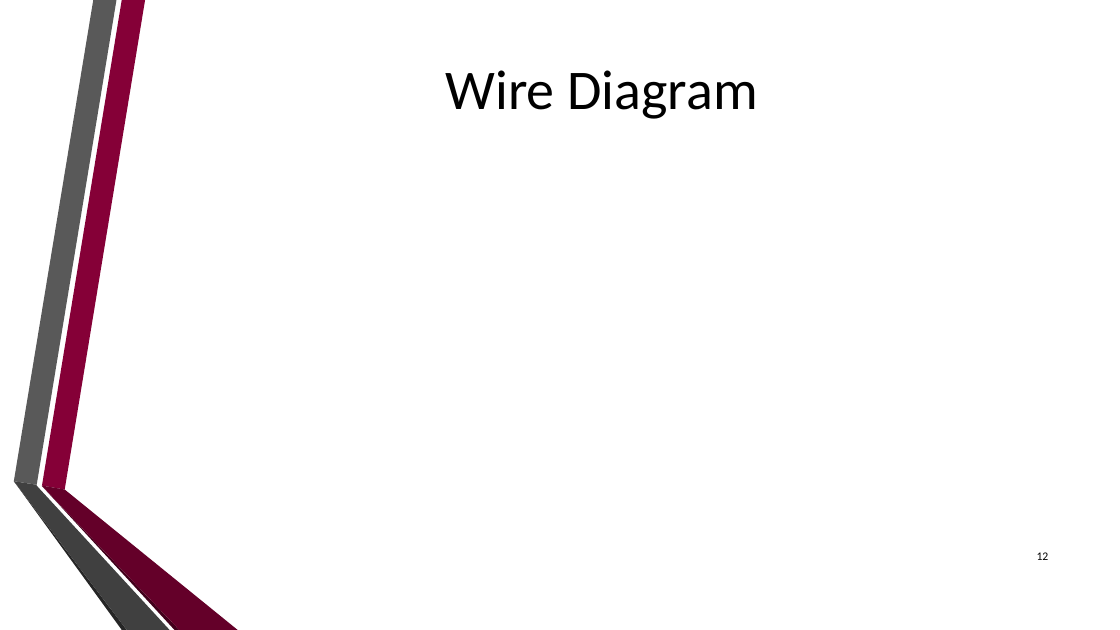
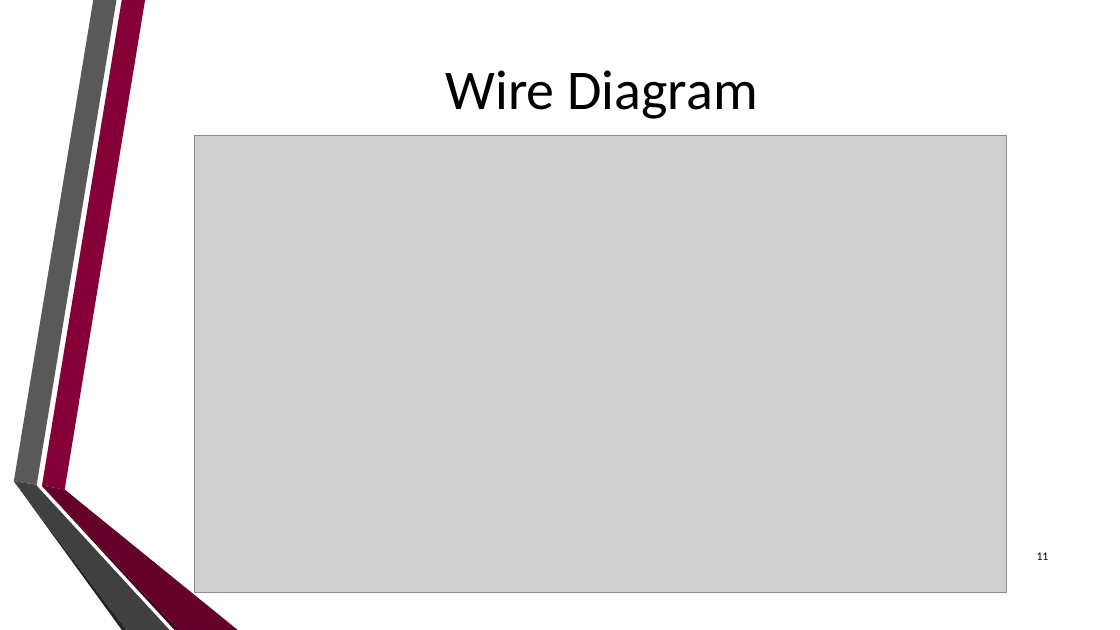
Before and after one commit to dan-olsen/SeniorDesign, a slide deck: slide 11 of Presentations/DesignPres/DesignPres-75.pptx (slide 12 before the commit). Drawn at 1120x630 pixels with LibreOffice and Linux fonts; fonts in the diff are those of the drawing; grey boxes stand for pictures; background and template pictures are left out. Boxes give left, top, right and bottom in pixels: in the first picture for what was removed or moved away, otherwise in the second. Text is boxed around its words. In the diff, an @@ line names an element or a change of style, - is before the commit and + after.

```diff
--- a/Presentations/DesignPres/DesignPres-75.pptx
+++ b/Presentations/DesignPres/DesignPres-75.pptx
@@ picture added at [194, 136, 1006, 592] @@
@@ page number at [1037, 552, 1049, 560]: text changed @@
-12
+11
```
Also in this commit, not shown: 1 other slide changed, 4 slides added, 6 slides removed.
